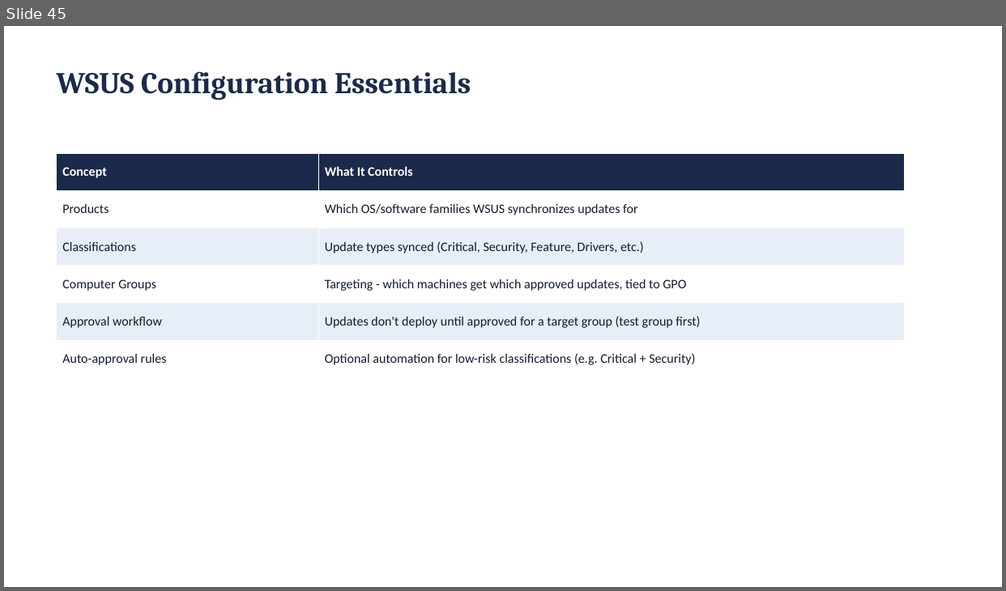
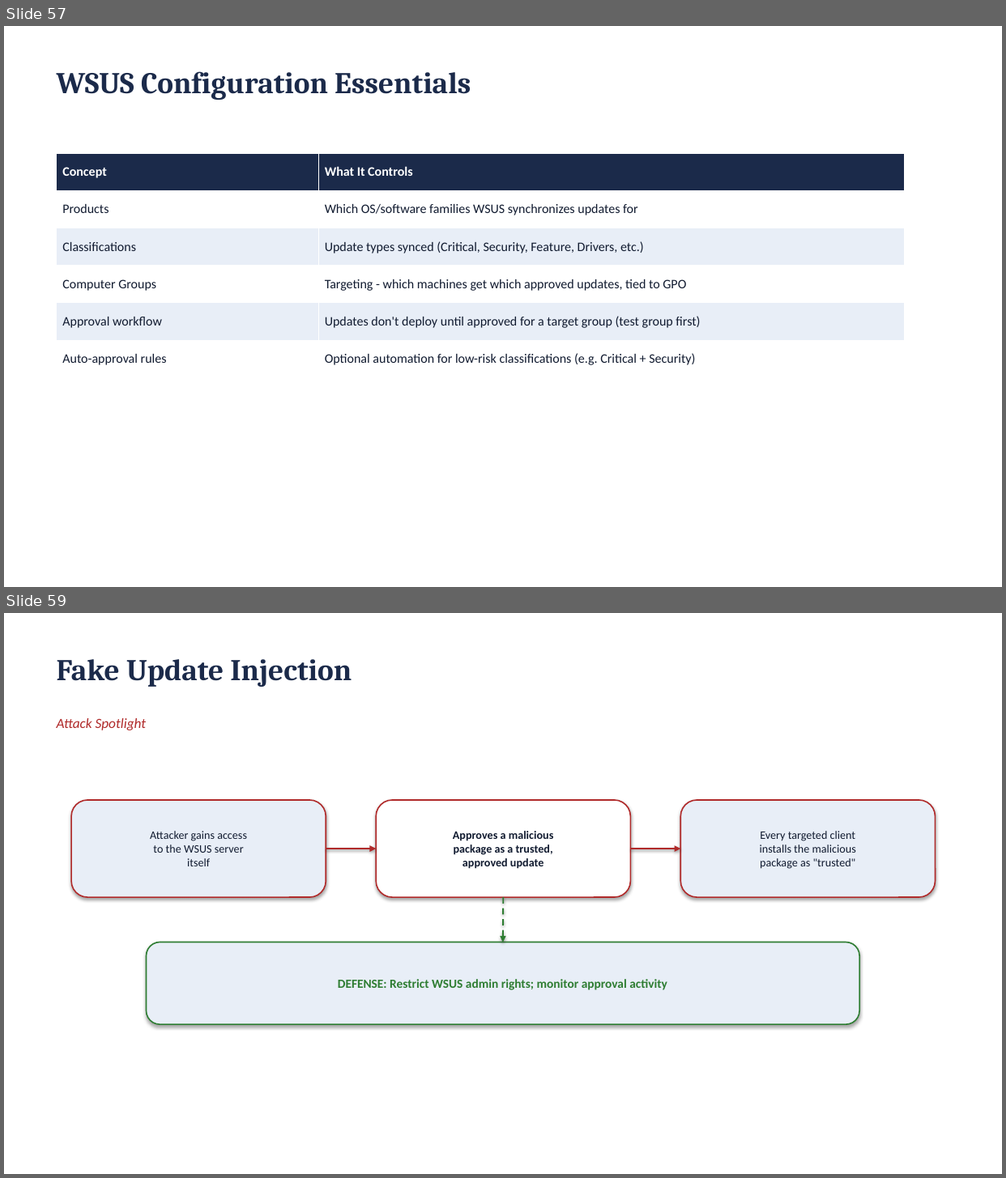
Before and after one commit to BYU-CYBER-444/byu-cyber-444.github.io, a slide deck: lectures/CYBER444_Week03_Windows_Server_Administration.pptx. Shown one above the other, each under a label of ours: slide 45 before the commit, slides 57 and 59 after it; the slides between them are not shown. The pictures are 1006x591 and 1006x1178 pixels, drawn with LibreOffice and Linux fonts; fonts in the diff are those of the drawing. Boxes give left, top, right and bottom in pixels: in the first picture for what was removed or moved away, otherwise in the second. Text is boxed around its words. In the diff, an @@ line names an element or a change of style, - is before the commit and + after.

```diff
--- a/lectures/CYBER444_Week03_Windows_Server_Administration.pptx
+++ b/lectures/CYBER444_Week03_Windows_Server_Administration.pptx
@@ slide 59 added at (x1=4, y1=613, x2=1002, y2=1174), background #FFFFFF @@
@@ text added at (x1=57, y1=659, x2=351, y2=687), 29 pt, text #1B2A4A, bold @@
+Fake Update Injection
@@ text added at (x1=57, y1=718, x2=146, y2=730), 13.5 pt, text #B02A2A, italic @@
+Attack Spotlight
@@ rounded rectangle added at (x1=71, y1=800, x2=326, y2=897), fill #E8EEF7, outline #B02A2A 1.25 pt, 11 pt, text #111B30 @@
+Attacker gains access
+to the WSUS server
+itself
@@ rounded rectangle added at (x1=376, y1=800, x2=631, y2=897), fill #FFFFFF, outline #B02A2A 1.25 pt, 11 pt, text #111B30, bold @@
+Approves a malicious
+package as a trusted,
+approved update
@@ rounded rectangle added at (x1=681, y1=800, x2=936, y2=897), fill #E8EEF7, outline #B02A2A 1.25 pt, 11 pt, text #111B30 @@
+Every targeted client
+installs the malicious
+package as "trusted"
@@ arrow added from (326, 849) to (376, 849), #B02A2A 2 pt @@
@@ arrow added from (631, 849) to (681, 849), #B02A2A 2 pt @@
@@ arrow added from (503, 897) to (503, 943), #2E7D32 1.5 pt dashed @@
@@ rounded rectangle added at (x1=147, y1=943, x2=859, y2=1024), fill #E8EEF7, outline #2E7D32 1.25 pt, 12 pt, text #2E7D32, bold @@
+DEFENSE: Restrict WSUS admin rights; monitor approval activity
@@ what was slide 45 is now slide 57 @@
```
Also in this commit, not shown: 2 slides changed, 37 other slides added, 8 slides removed.
